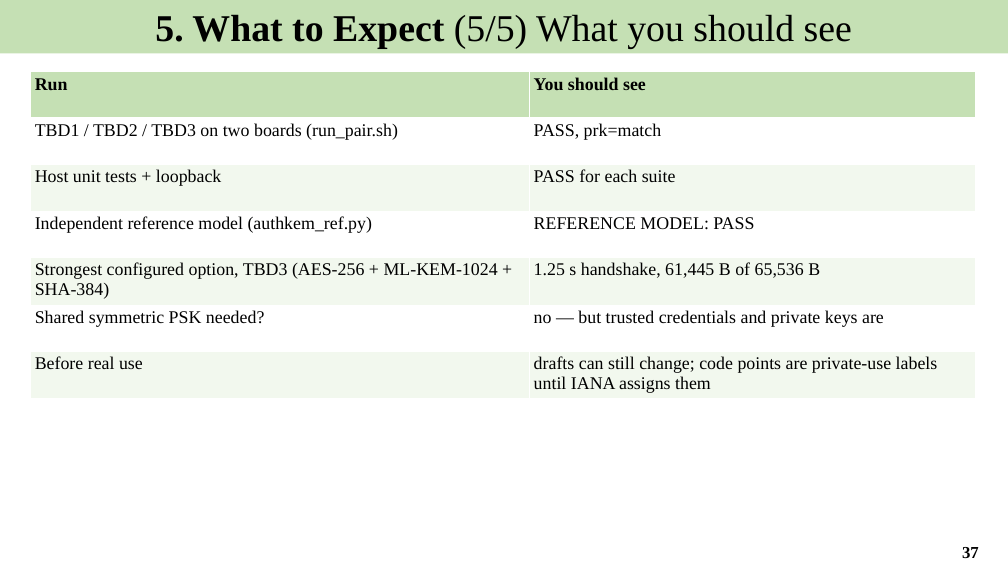
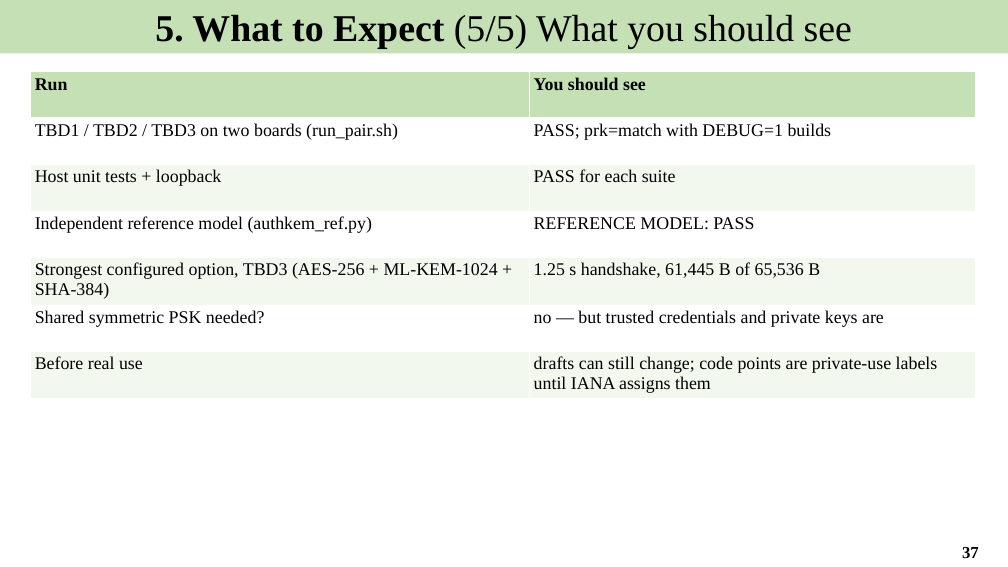
Before and after one commit to Khaiduy/chipyard-edhoc, a slide deck: slide 37 of fpga/sw/export/docs/slides/04_Post-quantum_EDHOC.pptx. Drawn at 1008x567 pixels with LibreOffice and Linux fonts; fonts in the diff are those of the drawing. Boxes give left, top, right and bottom in pixels: in the first picture for what was removed or moved away, otherwise in the second. Text is boxed around its words. In the diff, an @@ line names an element or a change of style, - is before the commit and + after.

Commit message:
fix: print AuthKEM PRK_out only in DEBUG builds; repo setup docs
- edhoc-authkem mains print PRK_out (and its xor) only with DEBUG=1,
  so the session secret no longer reaches the console in normal or
  production builds; run_pair.sh then reports prk=- (prk=match with
  DEBUG=1).
- Root README: EDHOC fork overview, hardware, setup routes A/B.
- Slides: private repository URL and tag edhoc-course-v1; prk=match
  described as a DEBUG=1 result.

```diff
--- a/fpga/sw/export/docs/slides/04_Post-quantum_EDHOC.pptx
+++ b/fpga/sw/export/docs/slides/04_Post-quantum_EDHOC.pptx
@@ table at (x1=30, y1=72, x2=975, y2=397) @@
-row 2, column 2: PASS, prk=match
+row 2, column 2: PASS; prk=match with DEBUG=1 builds
```
Also in this commit, not shown: 2 other slides changed, 17 other files.
